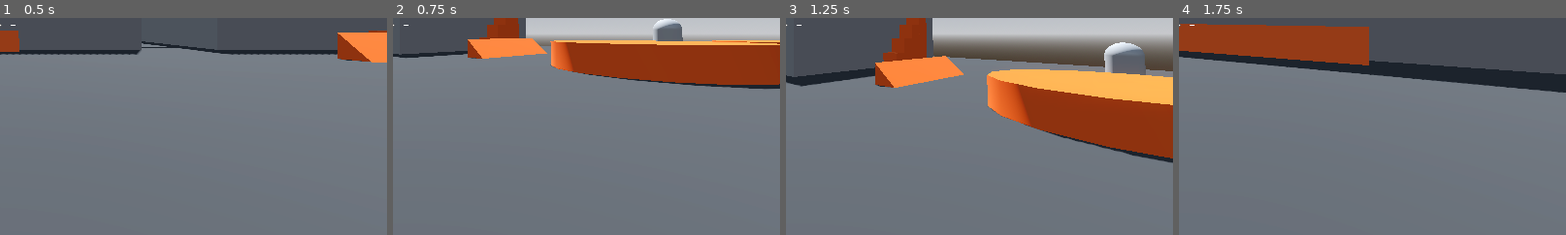
Above: before the commit, frames 1-4 (left to right).
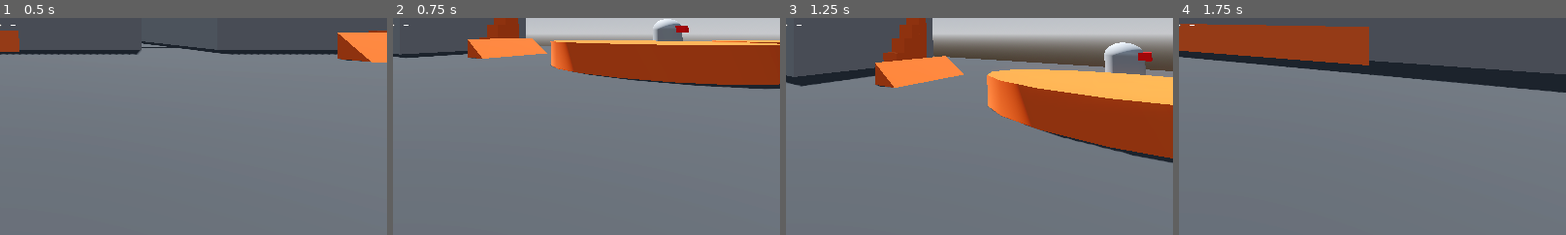
Above: after the commit, the same moments.

Repository: powerfrontier/robo-rampage
Game: Godot game, scene res://Levels/SandBox.tscn
Same seed, same stepped clock (60 frames per second), same inputs: the game is played once before the commit and once after it.
Inputs (mouse positions are % of the whole screen's width and height, from its top left):
- Up to frame 1 (0.5 s): no input
- Up to frame 2 (0.75 s): tap Enter at 0.5 s; move the mouse to (55, 50) at 0.52 s; hold W (move_forward) from 0.53 s (still down)
- Up to frame 3 (1.25 s): keep holding W (move_forward); tap Space (jump) at 0.77 s
- Up to frame 4 (1.75 s): keep holding W (move_forward); move the mouse to (45, 50) at 1.27 s; tap Space (jump) at 1.52 s
The pictures show only the part of the screen within x 50-100%, y 48-98%; the shares and areas given below are measured in that part.

Frame 1 is identical in both runs. In frame 2, 0.1% of the frame differs, in the area x 72-77%, y 3-7%; in frame 3, 0.1%, in the area x 90-95%, y 15-21%; in frame 4, nothing differs.

Commit message:
up to lesson 78

Diff:
--- a/Enemy/enemy.gd
+++ b/Enemy/enemy.gd
@@ -1,6 +1,6 @@
 extends CharacterBody3D
 
-
+@export var attack_range:float = 1.5
 const SPEED = 5.0
 const JUMP_VELOCITY = 4.5
 
@@ -9,6 +9,7 @@
 
 @onready var navigation_agent_3d: NavigationAgent3D = $NavigationAgent3D
 var player: CharacterBody3D
+@onready var animation_player = $AnimationPlayer
 
 var provoked: bool = false
 var aggro_range: float = 12.0
@@ -28,6 +29,10 @@
 	else:
 		provoked = false
 	if provoked:
+
+		if distance <= attack_range:
+			animation_player.play("Attack")
+
 		var next_position = navigation_agent_3d.get_next_path_position()
 		#print(next_position)
 		# Add the gravity.
@@ -35,9 +40,10 @@
 			velocity.y -= gravity * delta
 
 		var direction = global_position.direction_to(next_position)
-		#print(direction)
+		print(direction)
 
 		if direction:
+			look_at_target(direction)
 			velocity.x = direction.x * SPEED
 			velocity.z = direction.z * SPEED
 		else:
@@ -45,3 +51,11 @@
 			velocity.z = move_toward(velocity.z, 0, SPEED)
 
 		move_and_slide()
+
+func look_at_target(direction: Vector3) -> void:
+	var adjusted_direction = direction
+	adjusted_direction.y = 0
+	look_at(global_position + adjusted_direction, Vector3.UP, true)
+
+func attack() -> void:
+	print("enemy attack!")
--- a/Enemy/enemy.tscn
+++ b/Enemy/enemy.tscn
@@ -6,7 +6,112 @@
 
 [sub_resource type="CapsuleShape3D" id="CapsuleShape3D_smrjw"]
 
-[node name="CharacterBody3D" type="CharacterBody3D"]
+[sub_resource type="StandardMaterial3D" id="StandardMaterial3D_xfgwf"]
+albedo_color = Color(1, 0, 0, 1)
+
+[sub_resource type="BoxMesh" id="BoxMesh_2e8mu"]
+size = Vector3(0.5, 0.2, 0.2)
+
+[sub_resource type="Animation" id="Animation_4ktq0"]
+resource_name = "Attack"
+length = 0.5
+tracks/0/type = "value"
+tracks/0/imported = false
+tracks/0/enabled = true
+tracks/0/path = NodePath("Visor:position")
+tracks/0/interp = 1
+tracks/0/loop_wrap = true
+tracks/0/keys = {
+"times": PackedFloat32Array(0, 0.2, 0.5),
+"transitions": PackedFloat32Array(-2, -2, -2),
+"update": 0,
+"values": [Vector3(0, 0.5, 0.5), Vector3(0, 0.5, 0.6), Vector3(0, 0.5, 0.5)]
+}
+tracks/1/type = "value"
+tracks/1/imported = false
+tracks/1/enabled = true
+tracks/1/path = NodePath("Visor:scale")
+tracks/1/interp = 1
+tracks/1/loop_wrap = true
+tracks/1/keys = {
+"times": PackedFloat32Array(0, 0.2, 0.5),
+"transitions": PackedFloat32Array(-2, -2, -2),
+"update": 0,
+"values": [Vector3(1, 1, 1), Vector3(1.5, 1.5, 1.5), Vector3(1, 1, 1)]
+}
+tracks/2/type = "value"
+tracks/2/imported = false
+tracks/2/enabled = true
+tracks/2/path = NodePath("Visor:material_override:albedo_color")
+tracks/2/interp = 1
+tracks/2/loop_wrap = true
+tracks/2/keys = {
+"times": PackedFloat32Array(0, 0.2, 0.5),
+"transitions": PackedFloat32Array(-2, -2, -2),
+"update": 0,
+"values": [Color(1, 0, 0, 1), Color(1, 1, 1, 1), Color(1, 0, 0, 1)]
+}
+tracks/3/type = "method"
+tracks/3/imported = false
+tracks/3/enabled = true
+tracks/3/path = NodePath(".")
+tracks/3/interp = 1
+tracks/3/loop_wrap = true
+tracks/3/keys = {
+"times": PackedFloat32Array(0.2),
+"transitions": PackedFloat32Array(1),
+"values": [{
+"args": [],
+"method": &"attack"
+}]
+}
+
+[sub_resource type="Animation" id="Animation_d7xy5"]
+length = 0.001
+tracks/0/type = "value"
+tracks/0/imported = false
+tracks/0/enabled = true
+tracks/0/path = NodePath("Visor:position")
+tracks/0/interp = 1
+tracks/0/loop_wrap = true
+tracks/0/keys = {
+"times": PackedFloat32Array(0),
+"transitions": PackedFloat32Array(1),
+"update": 0,
+"values": [Vector3(0, 0.5, 0.5)]
+}
+tracks/1/type = "value"
+tracks/1/imported = false
+tracks/1/enabled = true
+tracks/1/path = NodePath("Visor:scale")
+tracks/1/interp = 1
+tracks/1/loop_wrap = true
+tracks/1/keys = {
+"times": PackedFloat32Array(0),
+"transitions": PackedFloat32Array(1),
+"update": 0,
+"values": [Vector3(1.5, 1.5, 1.5)]
+}
+tracks/2/type = "value"
+tracks/2/imported = false
+tracks/2/enabled = true
+tracks/2/path = NodePath("Visor:material_override:albedo_color")
+tracks/2/interp = 1
+tracks/2/loop_wrap = true
+tracks/2/keys = {
+"times": PackedFloat32Array(0),
+"transitions": PackedFloat32Array(1),
+"update": 0,
+"values": [Color(1, 0, 0, 1)]
+}
+
+[sub_resource type="AnimationLibrary" id="AnimationLibrary_g5gdc"]
+_data = {
+"Attack": SubResource("Animation_4ktq0"),
+"RESET": SubResource("Animation_d7xy5")
+}
+
+[node name="Enemy" type="CharacterBody3D"]
 script = ExtResource("1_5xaxk")
 
 [node name="MeshInstance3D" type="MeshInstance3D" parent="."]
@@ -17,3 +122,13 @@
 
 [node name="NavigationAgent3D" type="NavigationAgent3D" parent="."]
 debug_enabled = true
+
+[node name="Visor" type="MeshInstance3D" parent="."]
+transform = Transform3D(1.5, 0, 0, 0, 1.5, 0, 0, 0, 1.5, 0, 0.5, 0.5)
+material_override = SubResource("StandardMaterial3D_xfgwf")
+mesh = SubResource("BoxMesh_2e8mu")
+
+[node name="AnimationPlayer" type="AnimationPlayer" parent="."]
+libraries = {
+"": SubResource("AnimationLibrary_g5gdc")
+}
--- a/project.godot
+++ b/project.godot
@@ -12,7 +12,7 @@
 
 config/name="Robo-rampage"
 run/main_scene="res://Levels/SandBox.tscn"
-config/features=PackedStringArray("4.2", "Forward Plus")
+config/features=PackedStringArray("4.1", "Forward Plus")
 config/icon="res://icon.svg"
 
 [input]
Not shown: 1 places in Enemy/enemy.tscn that only renumber resources
